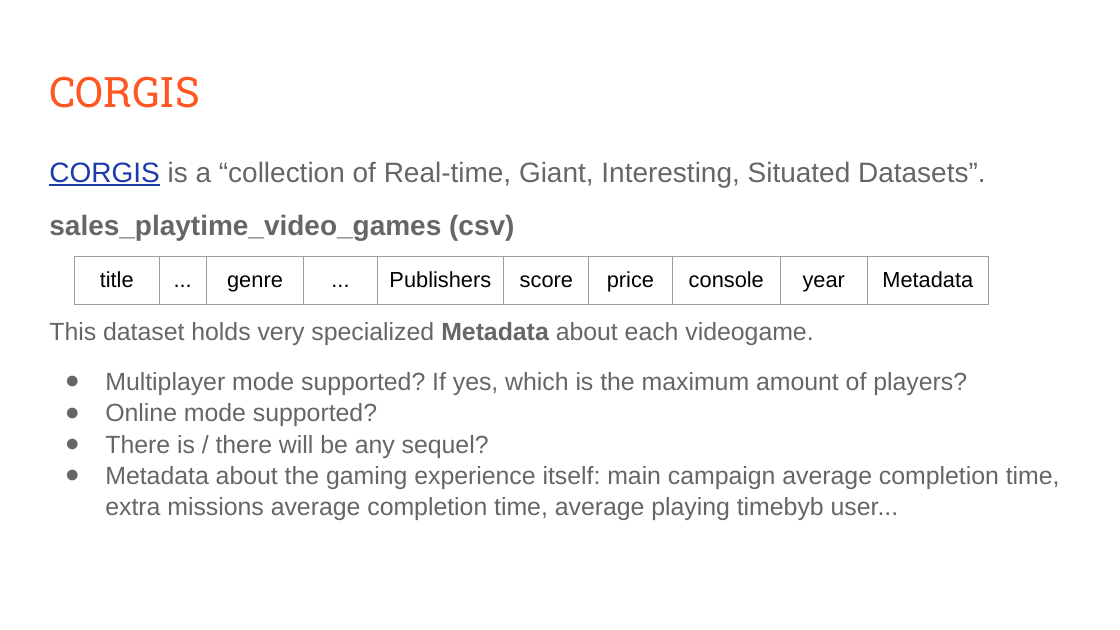
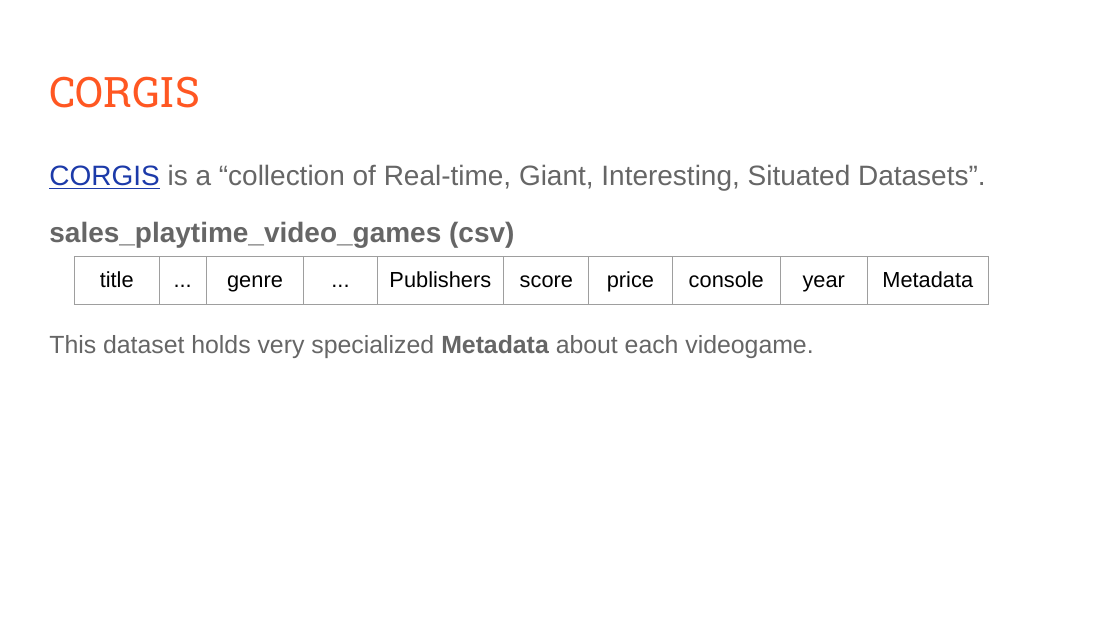
Before and after one commit to 1655653/LSDM, a slide deck: slide 8 of proposals/presentation.pptx (slide 7 before the commit). Drawn at 1120x630 pixels with LibreOffice and Linux fonts; fonts in the diff are those of the drawing. Boxes give left, top, right and bottom in pixels: in the first picture for what was removed or moved away, otherwise in the second. Text is boxed around its words. In the diff, an @@ line names an element or a change of style, - is before the commit and + after.

```diff
--- a/proposals/presentation.pptx
+++ b/proposals/presentation.pptx
@@ text "CORGIS is a “collection of ..." at [49,164,985,358]: line spacing 1.05 to 1.15 @@
@@ text at [105,372,1060,520]: paragraphs removed @@
-● Multiplayer mode supported? If yes, which is the maximum amount of players?
-● Online mode supported?
-● There is / there will be any sequel?
-● Metadata about the gaming experience itself: main campaign average completion time, extra missions average completion time, average playing timebyb user...
```
Also in this commit, not shown: 9 other slides changed, 9 slides added, 3 slides removed, 1 other file.
